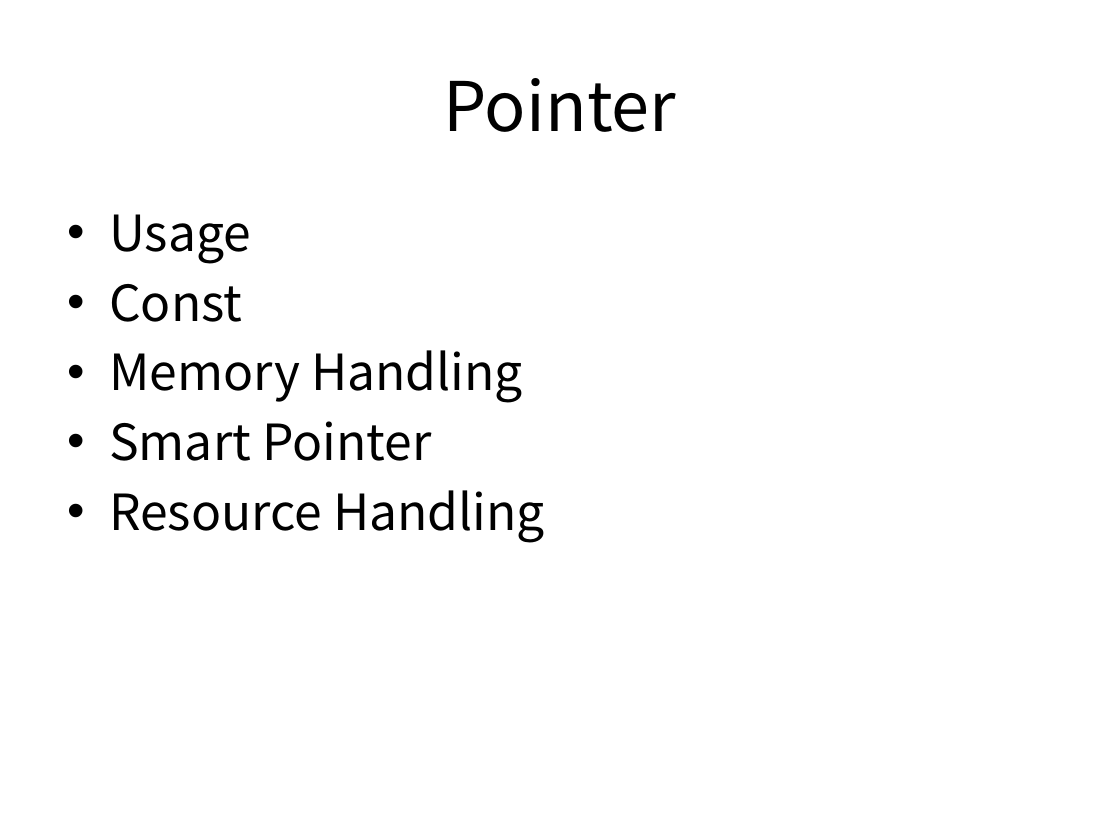
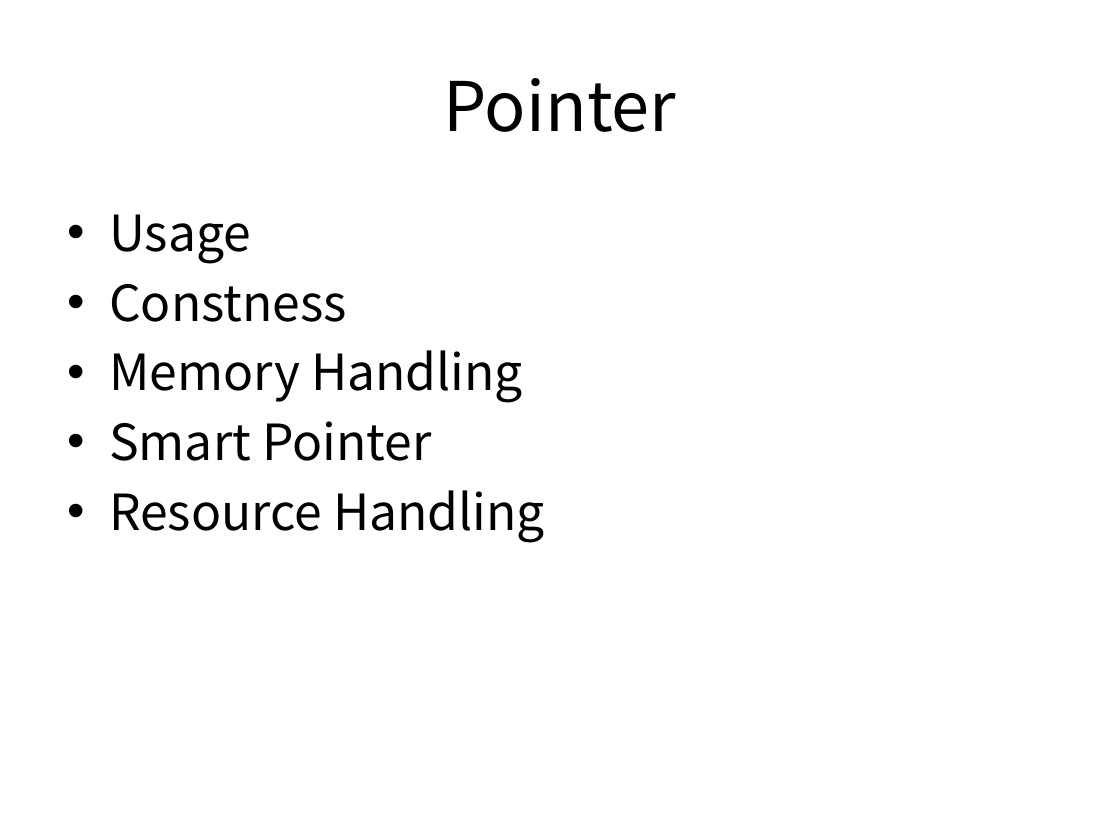
Before and after one commit to SungwooNam/ProgrammingStudy, a slide deck: slide 2 of src/Documents/Programming Study - Pointers.pptx. Drawn at 1120x840 pixels with LibreOffice and Linux fonts; fonts in the diff are those of the drawing. Boxes give left, top, right and bottom in pixels: in the first picture for what was removed or moved away, otherwise in the second. Text is boxed around its words. In the diff, an @@ line names an element or a change of style, - is before the commit and + after.

```diff
--- a/src/Documents/Programming Study - Pointers.pptx
+++ b/src/Documents/Programming Study - Pointers.pptx
@@ text at (109,284,347,322): text changed @@
-• Const
+• Constness
```
Also in this commit, not shown: 1 other file.
